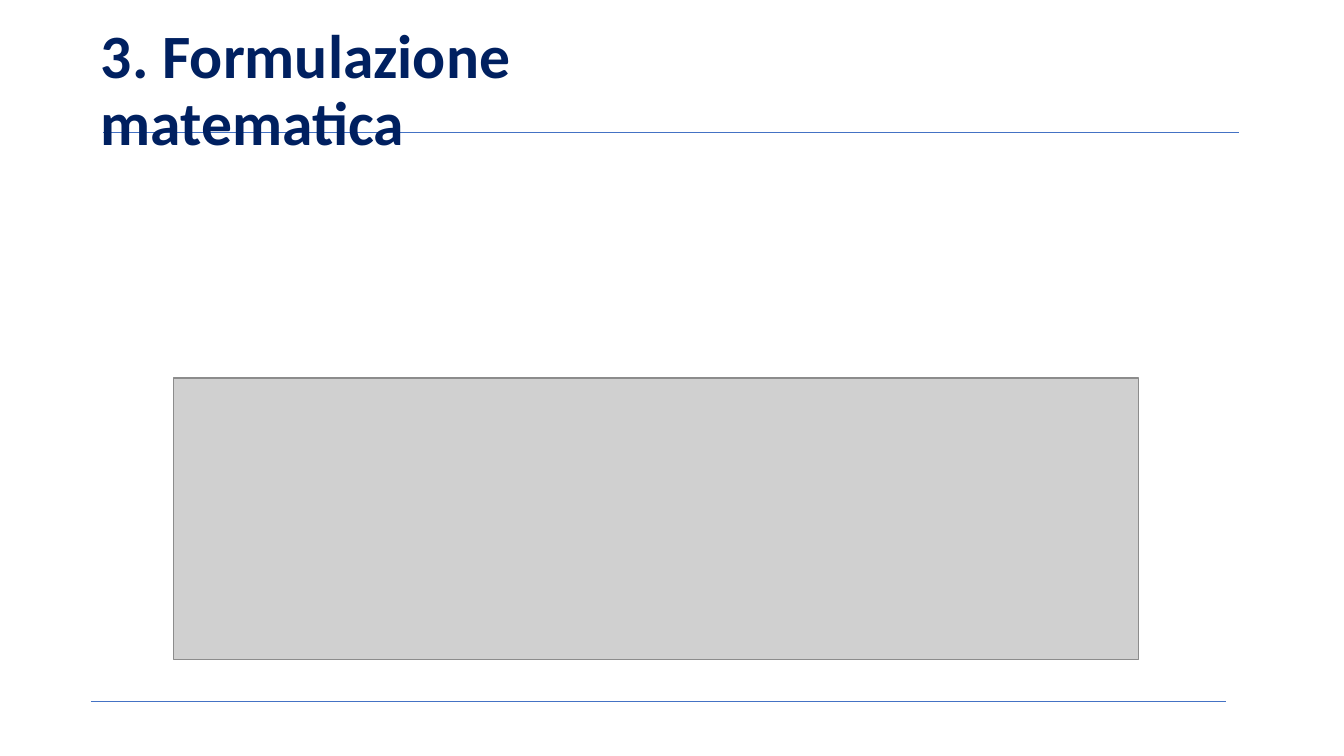
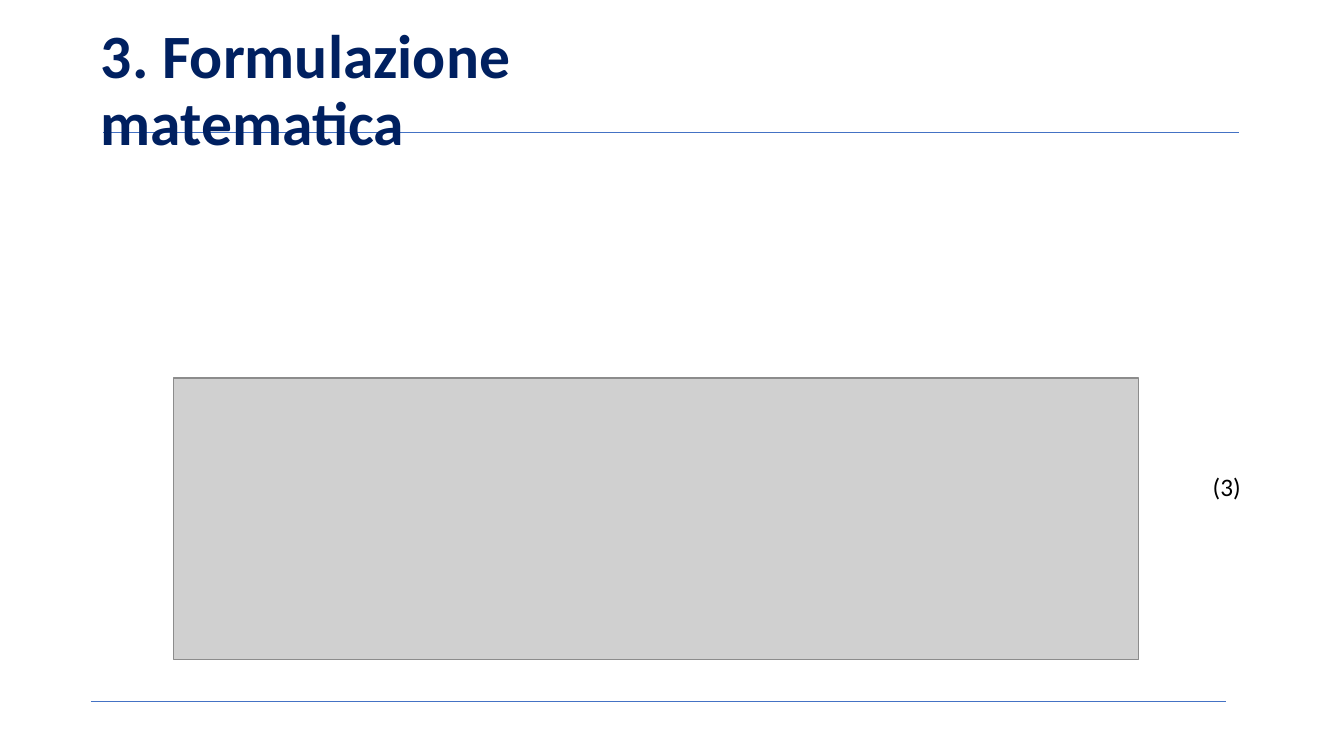
Before and after one commit to BernardoGiordano/NelderMeadMethod, a slide deck: slide 7 of writeup/Slides.pptx. Drawn at 1344x756 pixels with LibreOffice and Linux fonts; fonts in the diff are those of the drawing; grey boxes stand for pictures; background and template pictures are left out. Boxes give left, top, right and bottom in pixels: in the first picture for what was removed or moved away, otherwise in the second. Text is boxed around its words. In the diff, an @@ line names an element or a change of style, - is before the commit and + after.

```diff
--- a/writeup/Slides.pptx
+++ b/writeup/Slides.pptx
@@ text added at (1213, 477, 1241, 500), 18 pt, text #000000 @@
+(3)
```
Also in this commit, not shown: 2 other slides changed.
